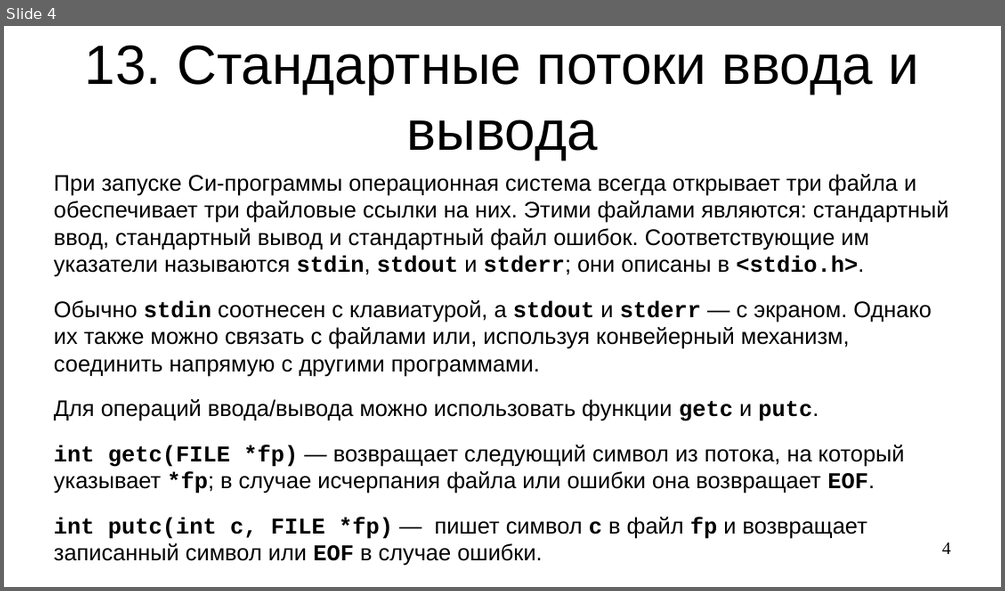
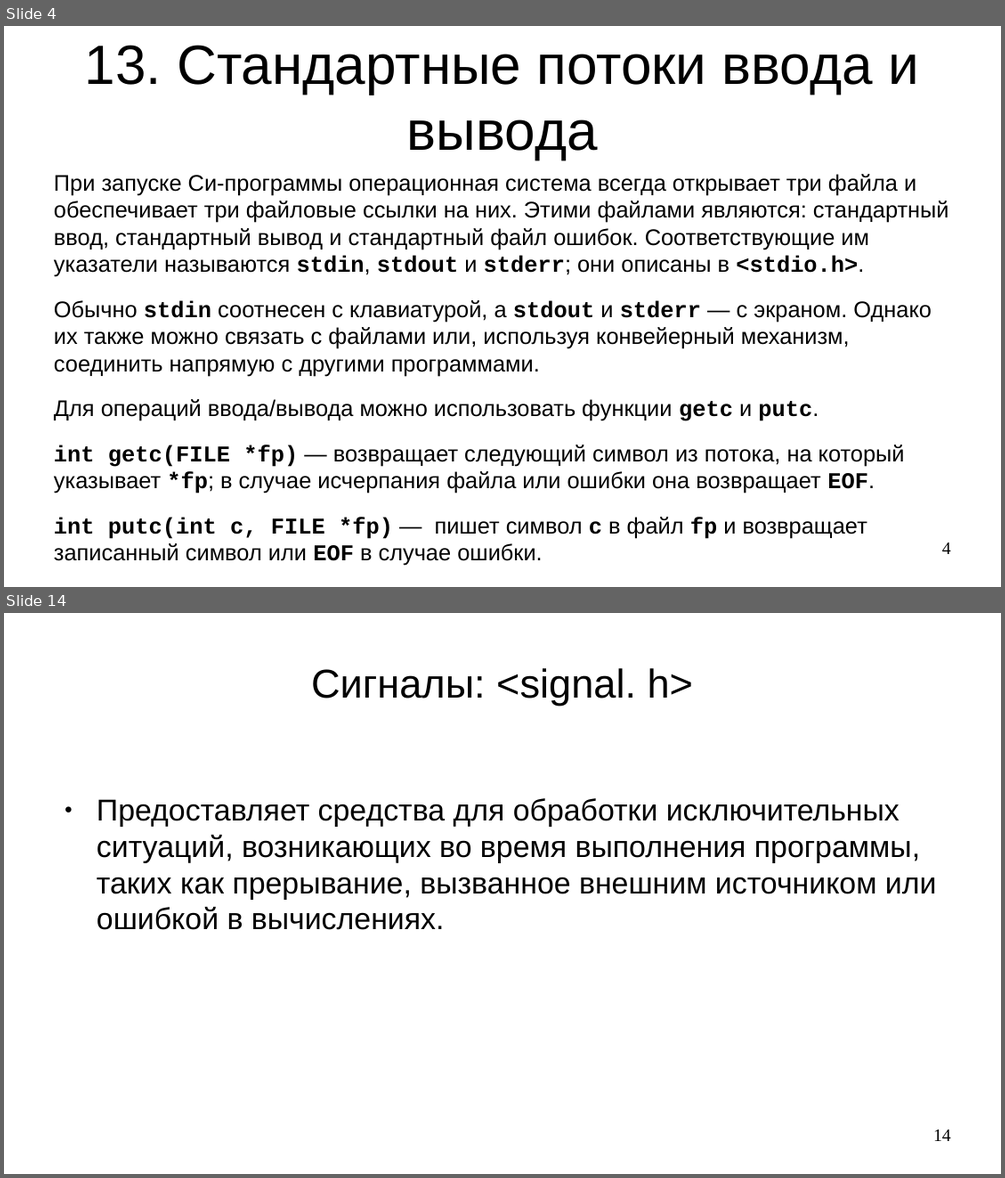
Before and after one commit to steelcraft/stud-lab, a slide deck: Лекции/CBCP01#L8.odp. Shown one above the other, each under a label of ours: slide 4 before the commit, slides 4 and 14 after it; the slides between them are not shown. The pictures are 1005x591 and 1005x1178 pixels, drawn with LibreOffice and Linux fonts; fonts in the diff are those of the drawing. Boxes give left, top, right and bottom in pixels: in the first picture for what was removed or moved away, otherwise in the second. Text is boxed around its words. In the diff, an @@ line names an element or a change of style, - is before the commit and + after.

Commit message:
Добавлены разделы до "Сигналы: <signal. h>"

```diff
--- a/Лекции/CBCP01#L8.odp
+++ b/Лекции/CBCP01#L8.odp
@@ slide 14 added at bbox=[4, 613, 1001, 1174], background #FFFFFF @@
@@ title added at bbox=[311, 668, 693, 706], 32 pt, text #000000 @@
+Сигналы: <signal. h>
@@ text added at bbox=[97, 798, 937, 930], 24 pt, text #000000 @@
+● Предоставляет средства для обработки исключительных ситуаций, возникающих во время выполнения программы, таких как прерывание, вызванное внешним источником или ошибкой в вычислениях.
@@ page number added at bbox=[933, 1129, 951, 1141], 14 pt, text #000000 @@
+14
```
Also in this commit, not shown: 1 slide changed, 8 other slides added.
